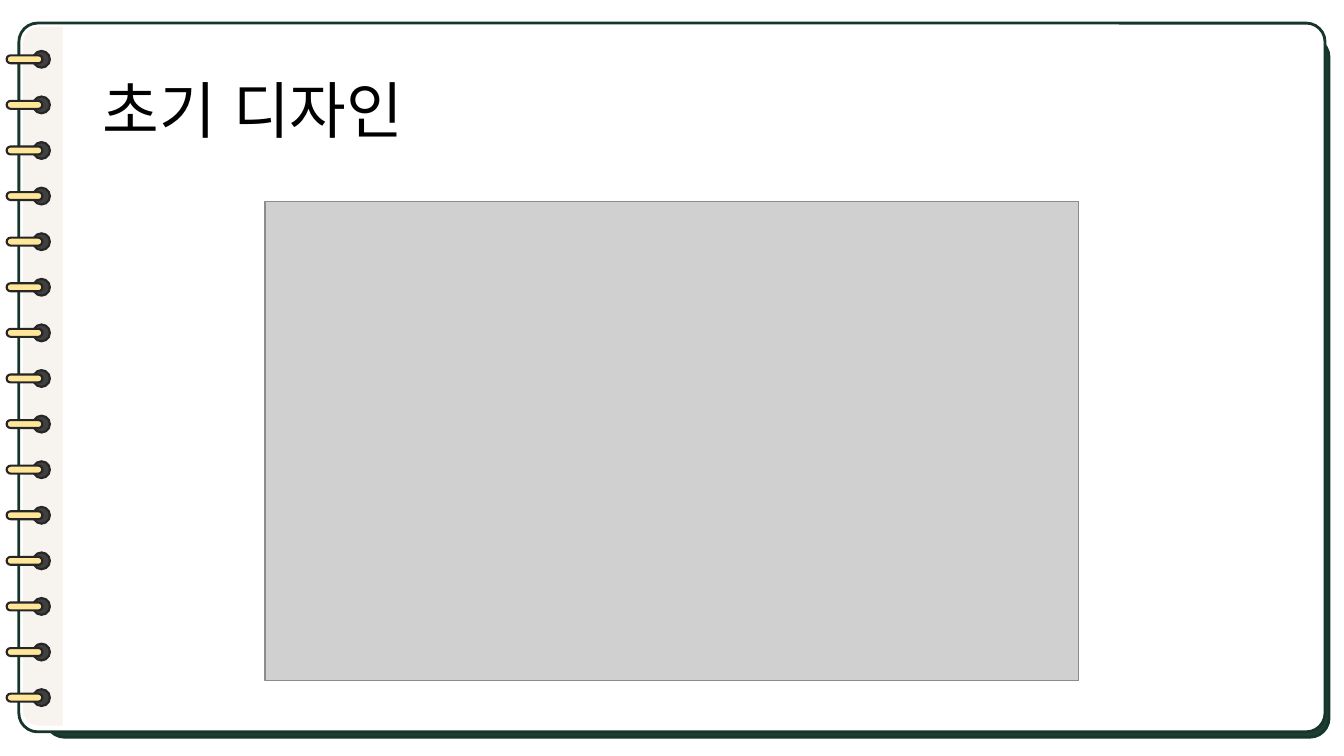
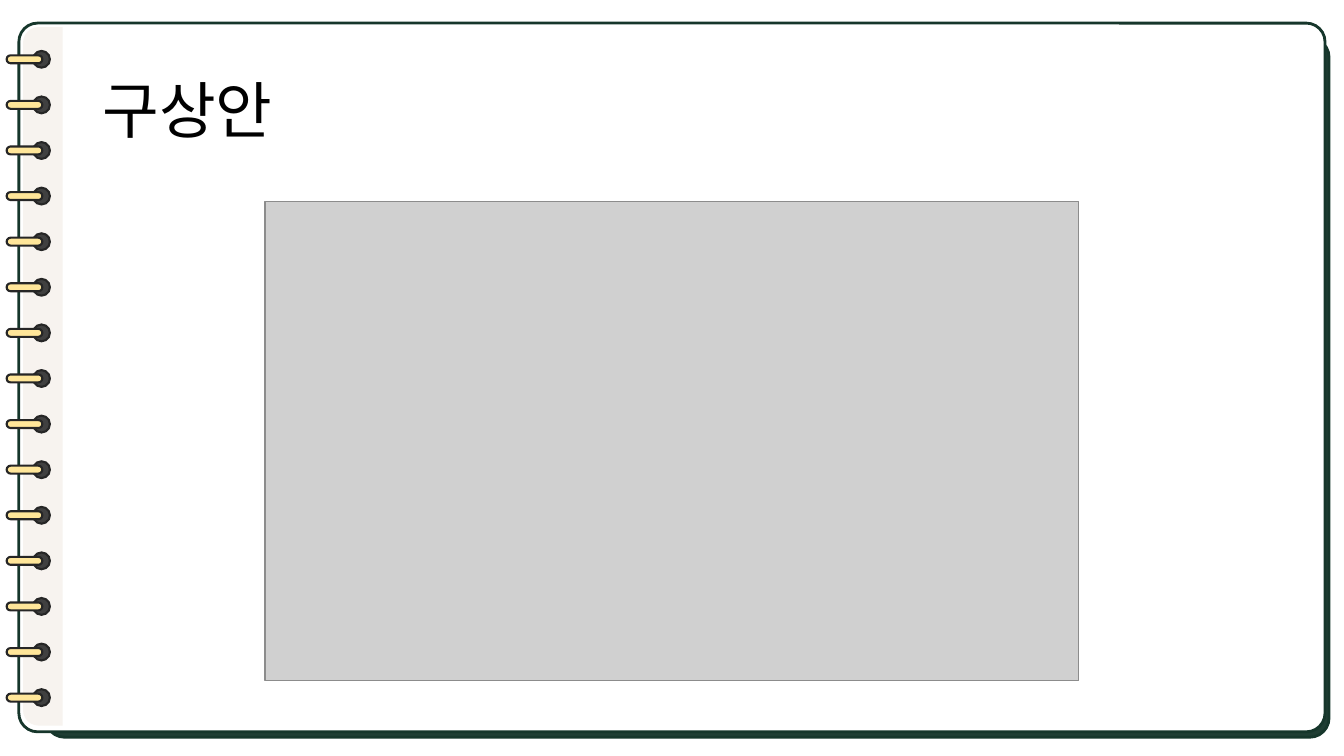
Before and after one commit to binn328/IoT_Project, a slide deck: slide 9 of IoT_PPT_Font.pptx. Drawn at 1344x756 pixels with LibreOffice and Linux fonts; fonts in the diff are those of the drawing; grey boxes stand for pictures. Boxes give left, top, right and bottom in pixels: in the first picture for what was removed or moved away, otherwise in the second. Text is boxed around its words. In the diff, an @@ line names an element or a change of style, - is before the commit and + after.

Commit message:
Update IoT_PPT_Font.pptx
Font 추가

```diff
--- a/IoT_PPT_Font.pptx
+++ b/IoT_PPT_Font.pptx
@@ title at (102,82,272,138): text changed @@
-초기 디자인
+구상안
```
